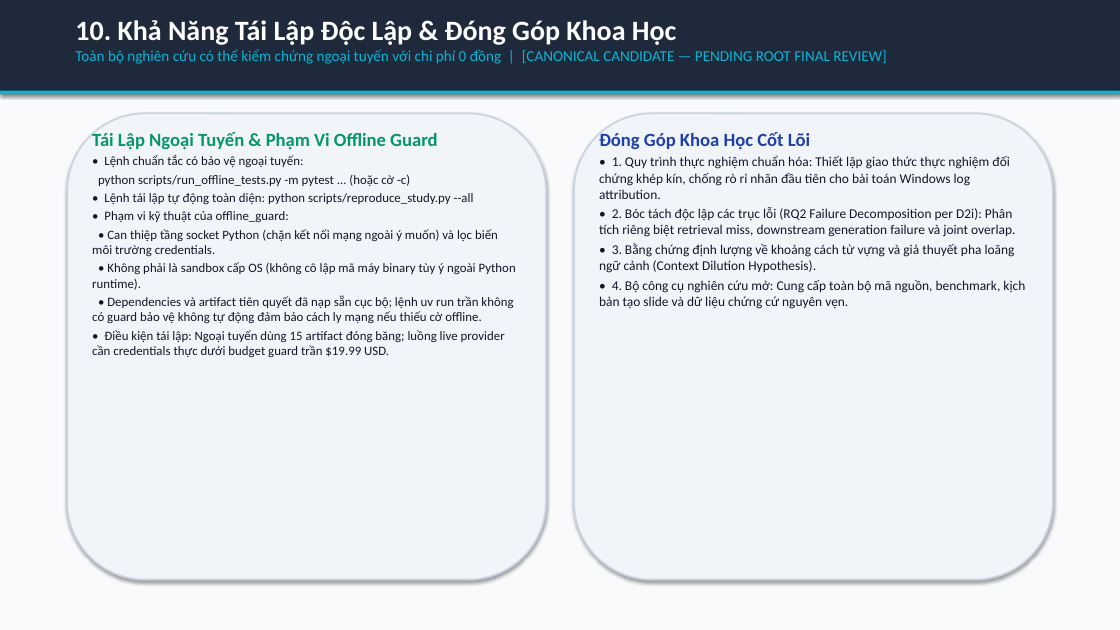
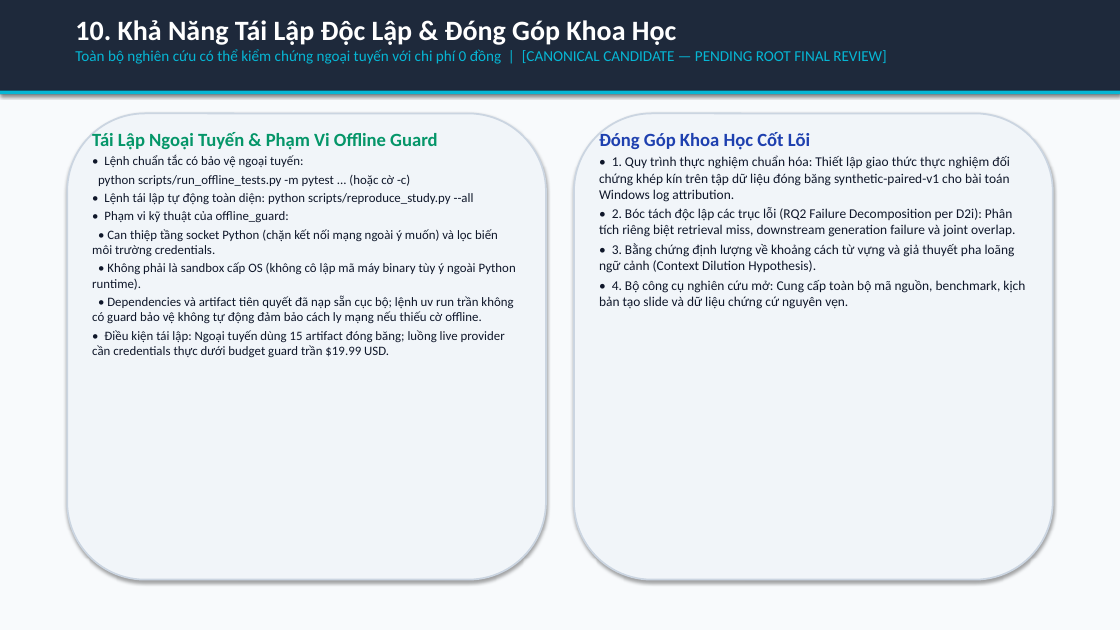
Before and after one commit to habachcp6/RAG2ATTCK, a slide deck: slide 11 of reports/evidence/fixture_populated_slides.pptx. Drawn at 1120x630 pixels with LibreOffice and Linux fonts; fonts in the diff are those of the drawing. Boxes give left, top, right and bottom in pixels: in the first picture for what was removed or moved away, otherwise in the second. Text is boxed around its words. In the diff, an @@ line names an element or a change of style, - is before the commit and + after.

```diff
--- a/reports/evidence/fixture_populated_slides.pptx
+++ b/reports/evidence/fixture_populated_slides.pptx
@@ text at [599, 155, 1010, 202]: text changed @@
-• 1. Quy trình thực nghiệm chuẩn hóa: Thiết lập giao thức thực nghiệm đối chứng khép kín, chống rò rỉ nhãn đầu tiên cho bài toán Windows log attribution.
+• 1. Quy trình thực nghiệm chuẩn hóa: Thiết lập giao thức thực nghiệm đối chứng khép kín trên tập dữ liệu đóng băng synthetic-paired-v1 cho bài toán Windows log attribution.
```
Also in this commit, not shown: 4 other slides changed, 14 other files.
